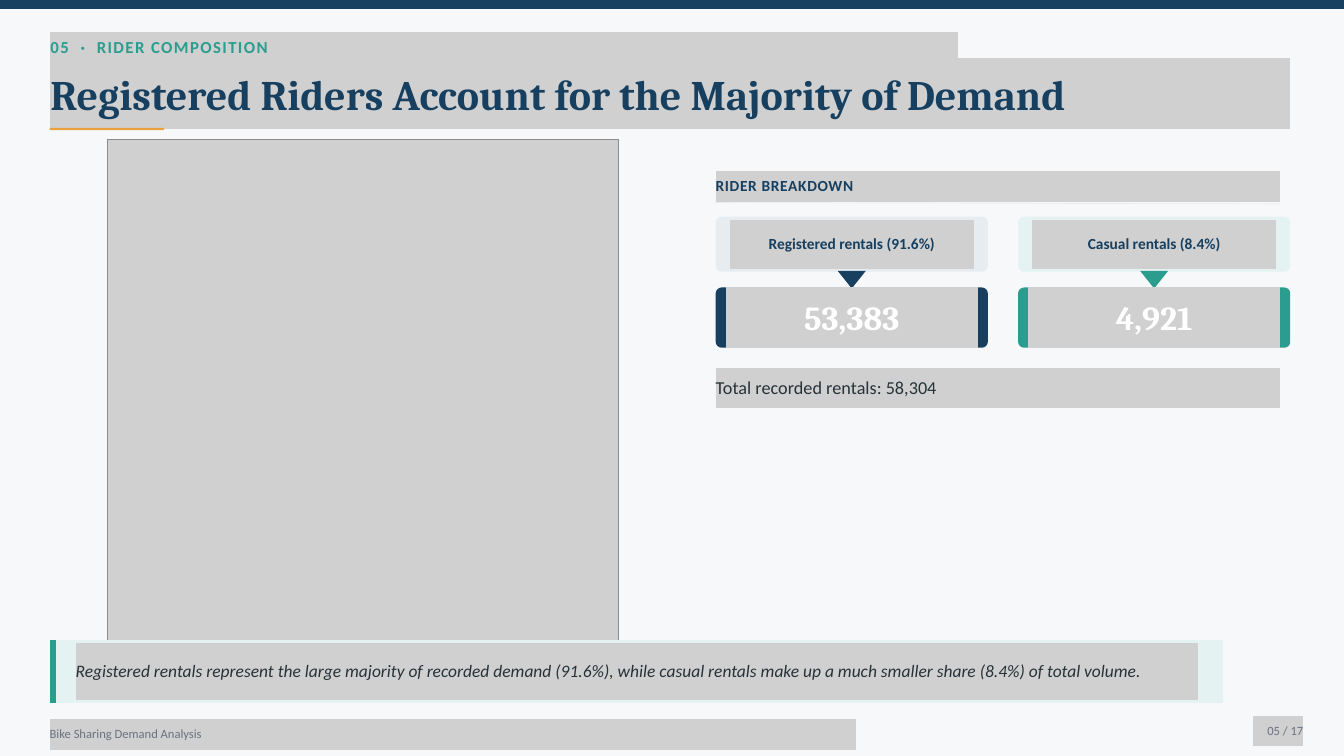
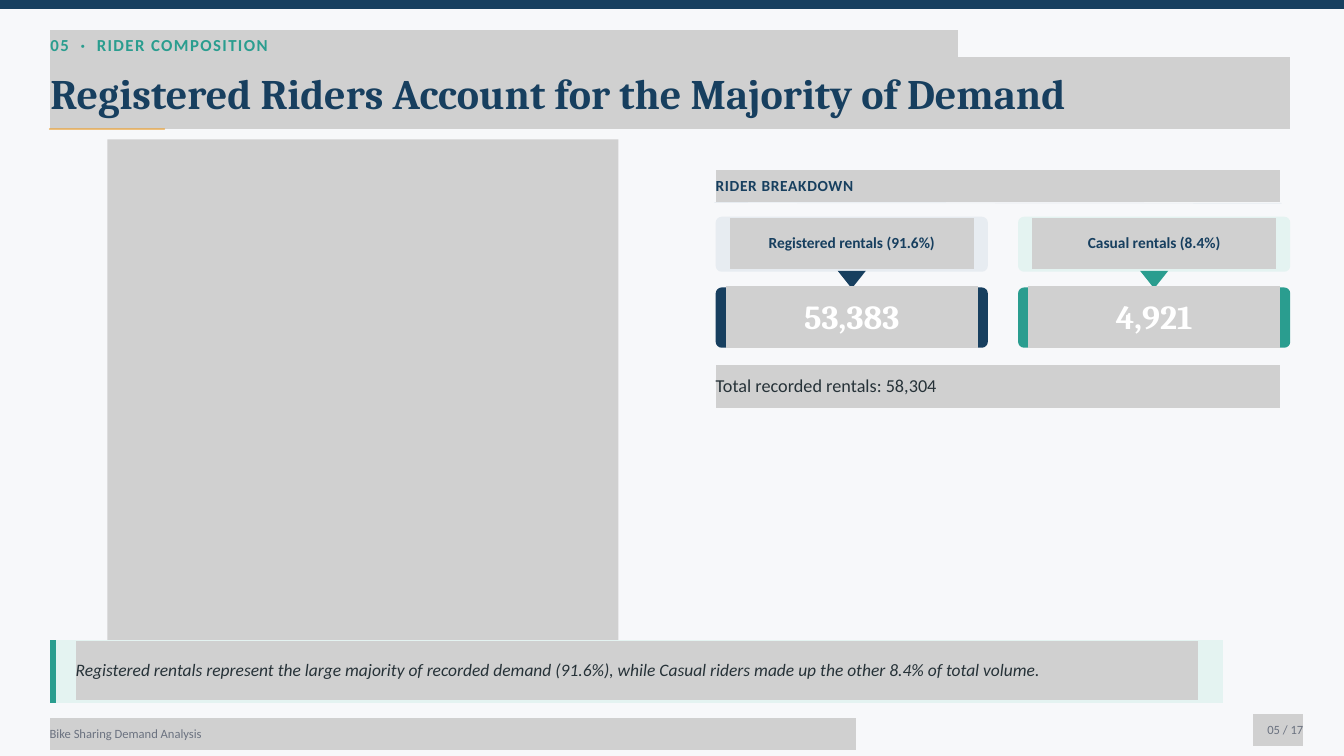
Before and after one commit to Aditi020/Bike_Sharing_Demand_Analysis, a slide deck: slide 5 of Bike_Sharing_Demand_Analysis_Presentation.pptx. Drawn at 1344x756 pixels with LibreOffice and Linux fonts; fonts in the diff are those of the drawing; grey boxes stand for pictures. Boxes give left, top, right and bottom in pixels: in the first picture for what was removed or moved away, otherwise in the second. Text is boxed around its words. In the diff, an @@ line names an element or a change of style, - is before the commit and + after.

```diff
--- a/Bike_Sharing_Demand_Analysis_Presentation.pptx
+++ b/Bike_Sharing_Demand_Analysis_Presentation.pptx
@@ picture added at <box>50,30,958,62</box> @@
@@ picture added at <box>50,57,1290,129</box> @@
@@ line (50, 129) - (165, 129): stroke #E9A23B 2.25 pt to #E9A23B 1.5 pt @@
@@ picture at <box>108,140,619,682</box>: outline redrawn @@
@@ picture added at <box>730,218,974,269</box> @@
@@ picture added at <box>1032,218,1276,269</box> @@
@@ picture added at <box>716,366,1280,409</box> @@
@@ picture added at <box>75,641,1198,700</box> @@
@@ text at <box>76,663,1039,679</box>: text changed @@
-Registered rentals represent the large majority of recorded demand (91.6%), while casual rentals make up a much smaller share (8.4%) of total volume.
+Registered rentals represent the large majority of recorded demand (91.6%), while Casual riders made up the other 8.4% of total volume.
@@ picture added at <box>1253,714,1303,746</box> @@
```
Also in this commit, not shown: 12 other slides changed, 4 slides added, 4 slides removed, 2 other files.
